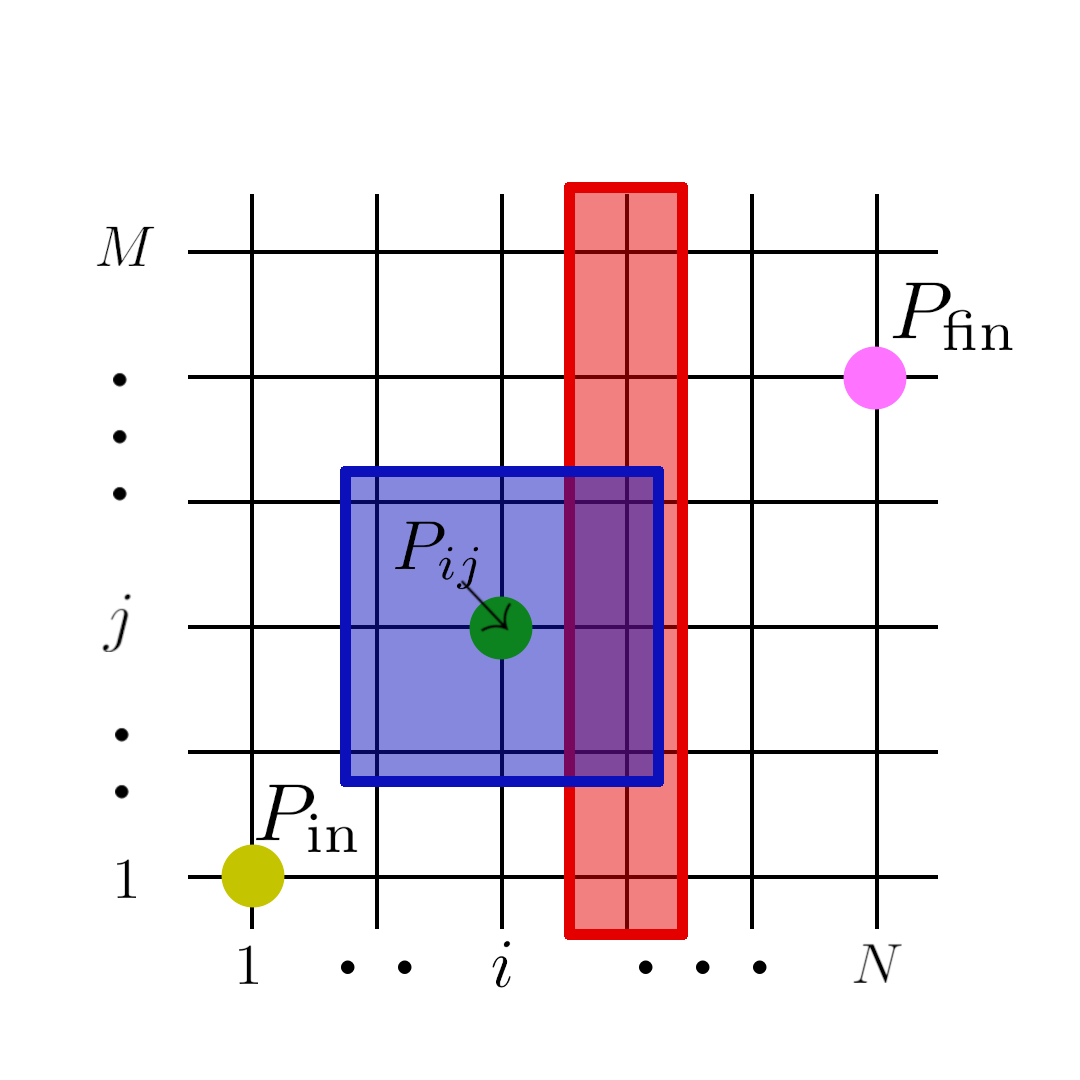
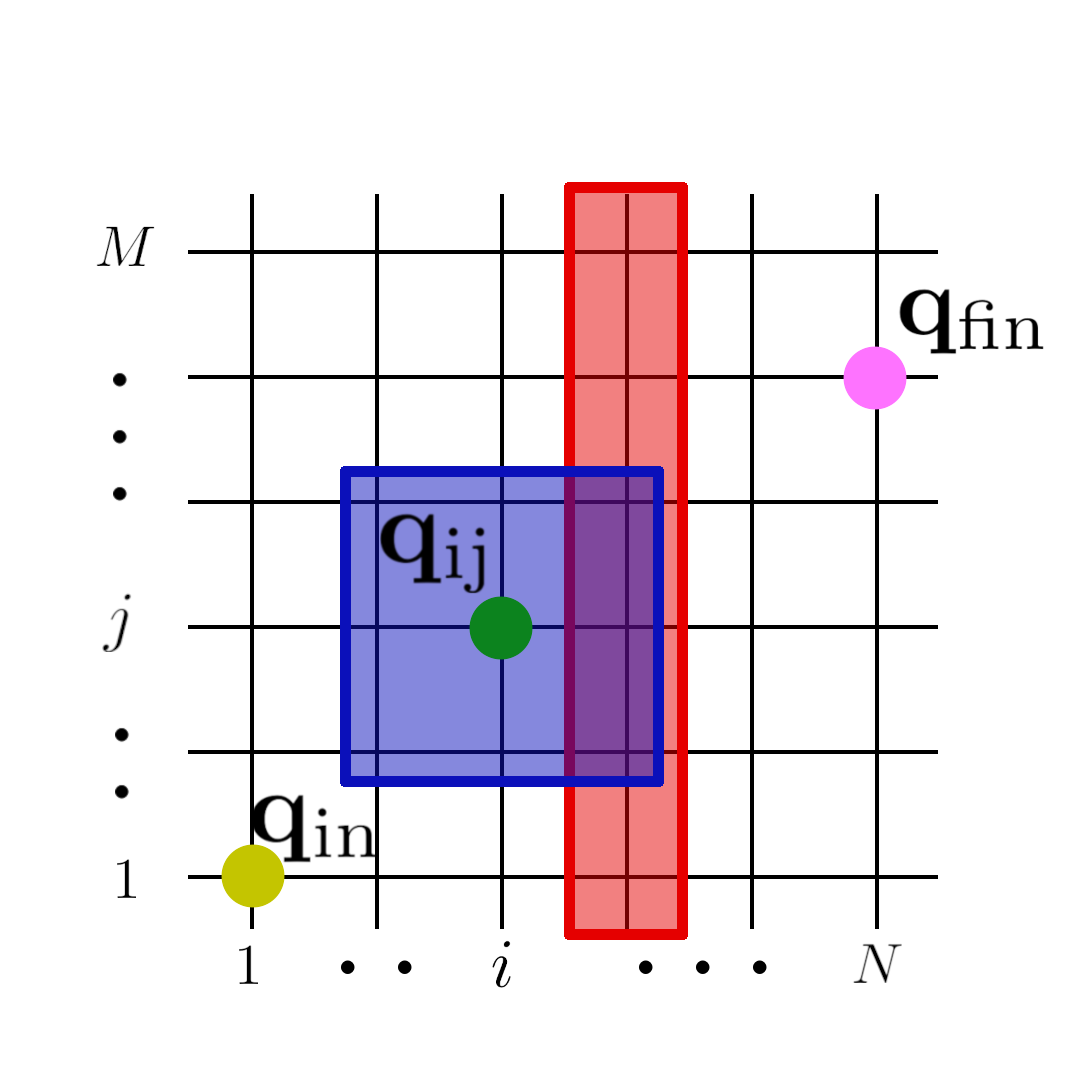
Before/after of a 1080 x 1080 layered artwork. What changed in the layer stack:
added layer "qfin" in group "Text" over [898,288,1044,355]
added layer "qin" in group "Text" over [254,794,375,863]
added layer "qij" in group "Text" over [380,512,486,594]
hid "pi.pdf" over [255,784,358,853]
hid "pfin.pdf" over [892,282,1013,351]
hid "pij.pdf" over [395,521,478,590]
hid "arrow.pdf" over [459,579,512,633]
